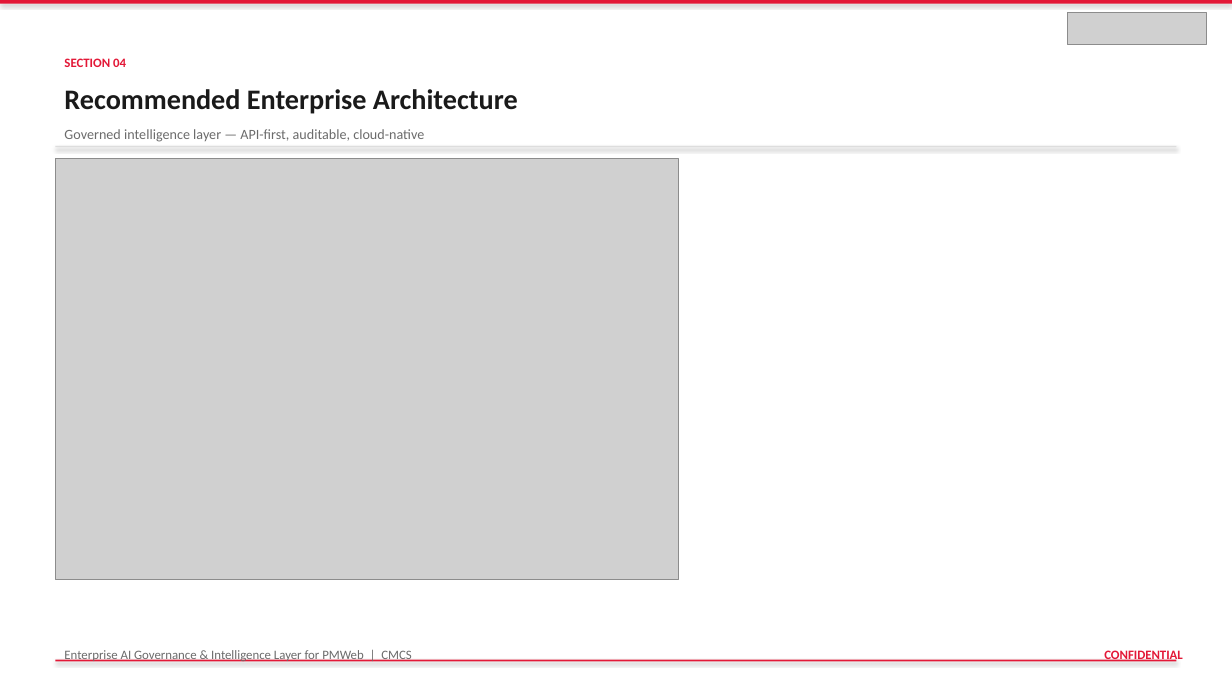
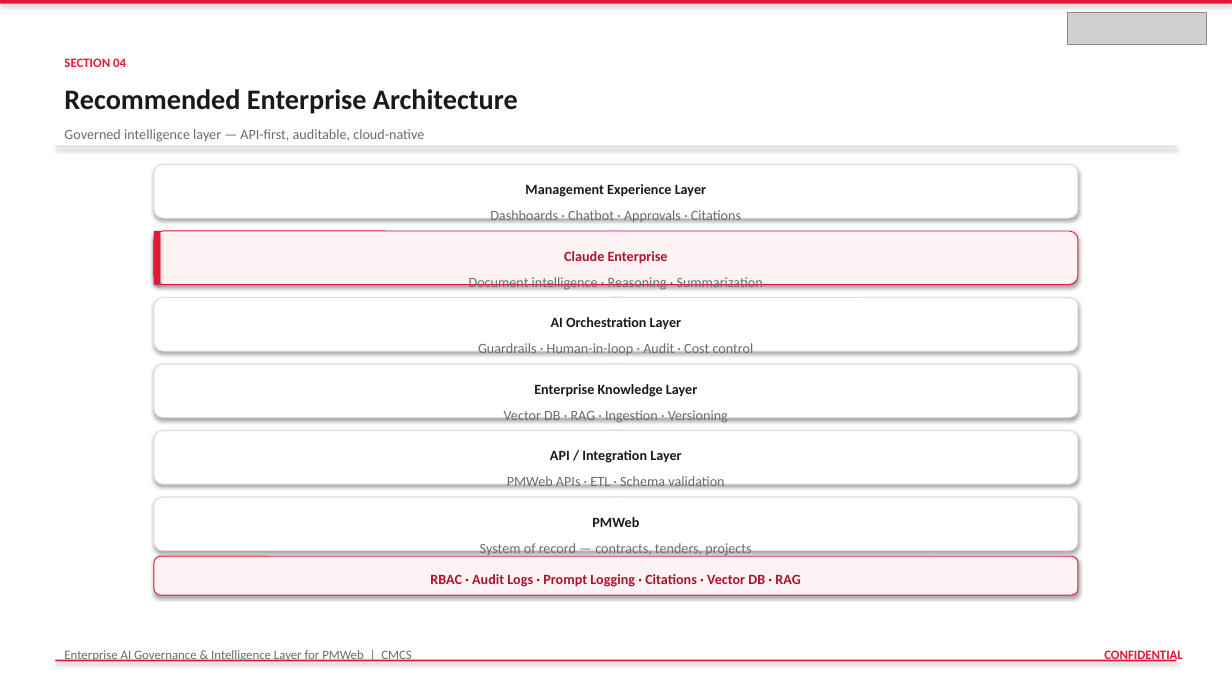
Before and after one commit to vishnushankar9024/procurehubibi, a slide deck: slide 16 of output/DAMAC_PMWeb_AI_Governance_Intelligence_Layer.pptx. Drawn at 1232x693 pixels with LibreOffice and Linux fonts; fonts in the diff are those of the drawing; grey boxes stand for pictures. Boxes give left, top, right and bottom in pixels: in the first picture for what was removed or moved away, otherwise in the second. Text is boxed around its words. In the diff, an @@ line names an element or a change of style, - is before the commit and + after.

```diff
--- a/output/DAMAC_PMWeb_AI_Governance_Intelligence_Layer.pptx
+++ b/output/DAMAC_PMWeb_AI_Governance_Intelligence_Layer.pptx
@@ picture removed at [55,159,678,579] @@
@@ rounded rectangle added at [154,165,1079,218], fill #FFFFFF, outline #DDDDDD 0.75 pt @@
@@ text added at [525,184,706,197], 11 pt, text #1A1A1A, bold @@
+Management Experience Layer
@@ rounded rectangle added at [154,231,1079,285], fill #FDF2F4, outline #E31837 0.75 pt @@
@@ rectangle added at [154,231,161,285], fill #E31837 @@
@@ text added at [490,210,741,222], 11 pt, text #6B6B6B @@
+Dashboards · Chatbot · Approvals · Citations
@@ text added at [604,219,629,232], 11 pt, text #E31837, bold @@
+▼
@@ text added at [564,251,668,264], 11 pt, text #B01228, bold @@
+Claude Enterprise
@@ rounded rectangle added at [154,298,1079,351], fill #FFFFFF, outline #DDDDDD 0.75 pt @@
@@ text added at [469,277,763,290], 11 pt, text #6B6B6B @@
+Document intelligence · Reasoning · Summarization
@@ text added at [604,286,629,299], 11 pt, text #E31837, bold @@
+▼
@@ text added at [551,317,681,330], 11 pt, text #1A1A1A, bold @@
+AI Orchestration Layer
@@ text added at [478,343,754,355], 11 pt, text #6B6B6B @@
+Guardrails · Human-in-loop · Audit · Cost control
@@ text added at [604,352,629,365], 11 pt, text #E31837, bold @@
+▼
@@ rounded rectangle added at [154,364,1079,418], fill #FFFFFF, outline #DDDDDD 0.75 pt @@
@@ text added at [534,384,697,397], 11 pt, text #1A1A1A, bold @@
+Enterprise Knowledge Layer
@@ text added at [504,410,728,423], 11 pt, text #6B6B6B @@
+Vector DB · RAG · Ingestion · Versioning
@@ text added at [604,419,629,432], 11 pt, text #E31837, bold @@
+▼
@@ rounded rectangle added at [154,431,1079,484], fill #FFFFFF, outline #DDDDDD 0.75 pt @@
@@ text added at [507,476,724,487], 11 pt, text #6B6B6B @@
+PMWeb APIs · ETL · Schema validation
@@ text added at [550,450,681,463], 11 pt, text #1A1A1A, bold @@
+API / Integration Layer
@@ rounded rectangle added at [154,497,1079,551], fill #FFFFFF, outline #DDDDDD 0.75 pt @@
@@ text added at [604,485,629,498], 11 pt, text #E31837, bold @@
+▼
@@ text added at [592,517,639,527], 11 pt, text #1A1A1A, bold @@
+PMWeb
@@ rounded rectangle added at [154,556,1079,595], fill #FDF2F4, outline #E31837 0.75 pt @@
@@ text added at [480,541,751,557], 11 pt, text #6B6B6B @@
+System of record — contracts, tenders, projects
@@ text added at [430,574,800,587], 11 pt, text #B01228, bold @@
+RBAC · Audit Logs · Prompt Logging · Citations · Vector DB · RAG
```
Also in this commit, not shown: 2 other slides changed, 1 other file.
